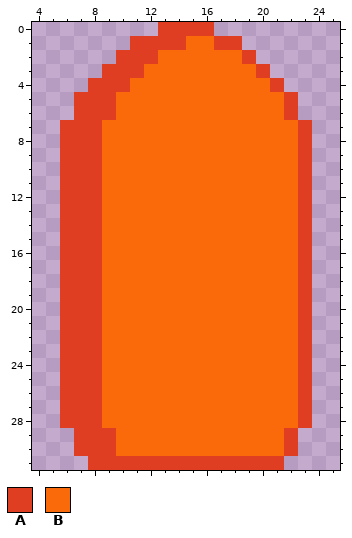
Edited in one commit: pixel-art file (Assets/Sprites/Ships/Proto/Enemy Ship/Ship body.aseprite). The picture above was drawn from the file before the commit.
32x32 pixels, 1 frame. Shown: x 4..25, y 0..31.
Palette (. is transparent): A #df3e23  B #fa6a0a
Pixels before, first column x 6:
 0 .......AAAA.......
 1 .....AAAABBAA.....
 2 ....AAABBBBBBA....
 3 ...AAABBBBBBBBA...
 4 ..AAABBBBBBBBBBA..
 5 .AAABBBBBBBBBBBBA.
 6 .AAABBBBBBBBBBBBA.
 7 AAABBBBBBBBBBBBBBA
 8 AAABBBBBBBBBBBBBBA
 9 AAABBBBBBBBBBBBBBA
10 AAABBBBBBBBBBBBBBA
11 AAABBBBBBBBBBBBBBA
12 AAABBBBBBBBBBBBBBA
13 AAABBBBBBBBBBBBBBA
14 AAABBBBBBBBBBBBBBA
15 AAABBBBBBBBBBBBBBA
16 AAABBBBBBBBBBBBBBA
17 AAABBBBBBBBBBBBBBA
18 AAABBBBBBBBBBBBBBA
19 AAABBBBBBBBBBBBBBA
20 AAABBBBBBBBBBBBBBA
21 AAABBBBBBBBBBBBBBA
22 AAABBBBBBBBBBBBBBA
23 AAABBBBBBBBBBBBBBA
24 AAABBBBBBBBBBBBBBA
25 AAABBBBBBBBBBBBBBA
26 AAABBBBBBBBBBBBBBA
27 AAABBBBBBBBBBBBBBA
28 AAABBBBBBBBBBBBBBA
29 .AAABBBBBBBBBBBBA.
30 .AAABBBBBBBBBBBBA.
31 ..AAAAAAAAAAAAAA..
After:
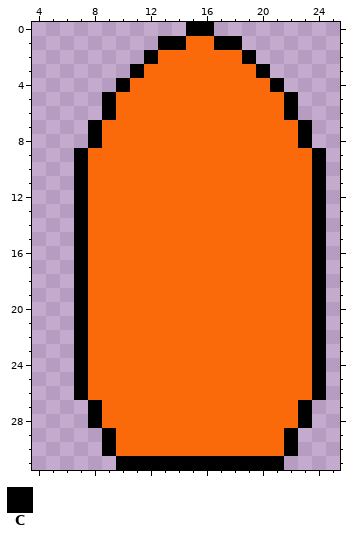
Colours new in this view: C #000000
From old to new:
The author changed colour A to colour B in rows 9 to 26 at x 8 and 23.
Colour C now appears in rows 9 to 26 at x 24.
The author changed colour A to colour C in row 0 at x 15 to 16; in row 1 at x 13 to 14 and 17 to 18; in row 2 at x 12 and 19; in row 3 at x 11 and 20; in row 4 at x 10 and 21; in rows 5 to 6 at x 9 and 22.
The author changed colour A to colour C in rows 7 to 8 at x 8 and 23; in rows 9 to 26 at x 7; in rows 27 to 28 at x 8 and 23; in rows 29 to 30 at x 9 and 22; in row 31 at x 10 to 21.
The edit erases colour A in row 0 at x 13 to 14; in row 1 at x 11 to 12; in row 2 at x 10 to 11; in row 3 at x 9 to 10; in row 4 at x 8 to 9; in rows 5 to 6 at x 7 to 8.
The edit erases colour A in rows 7 to 8 at x 6 to 7; in rows 9 to 26 at x 6; in rows 27 to 28 at x 6 to 7; in rows 29 to 30 at x 7 to 8; in row 31 at x 8 to 9.
Pixel boxes of the changes (left, top, right, bottom) in both pictures:
changed: (60, 22, 326, 470)
